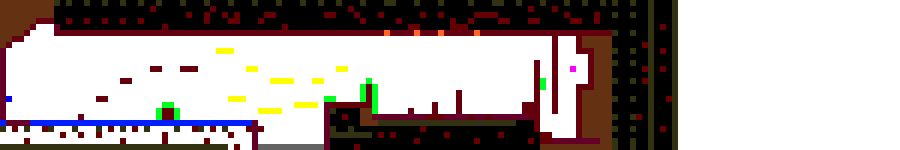
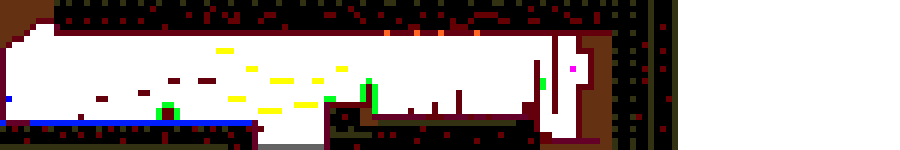
Revision of a layered (900, 150) image; what changed, layer by layer:
painted on "level1B.png" over (0, 66, 252, 150)
